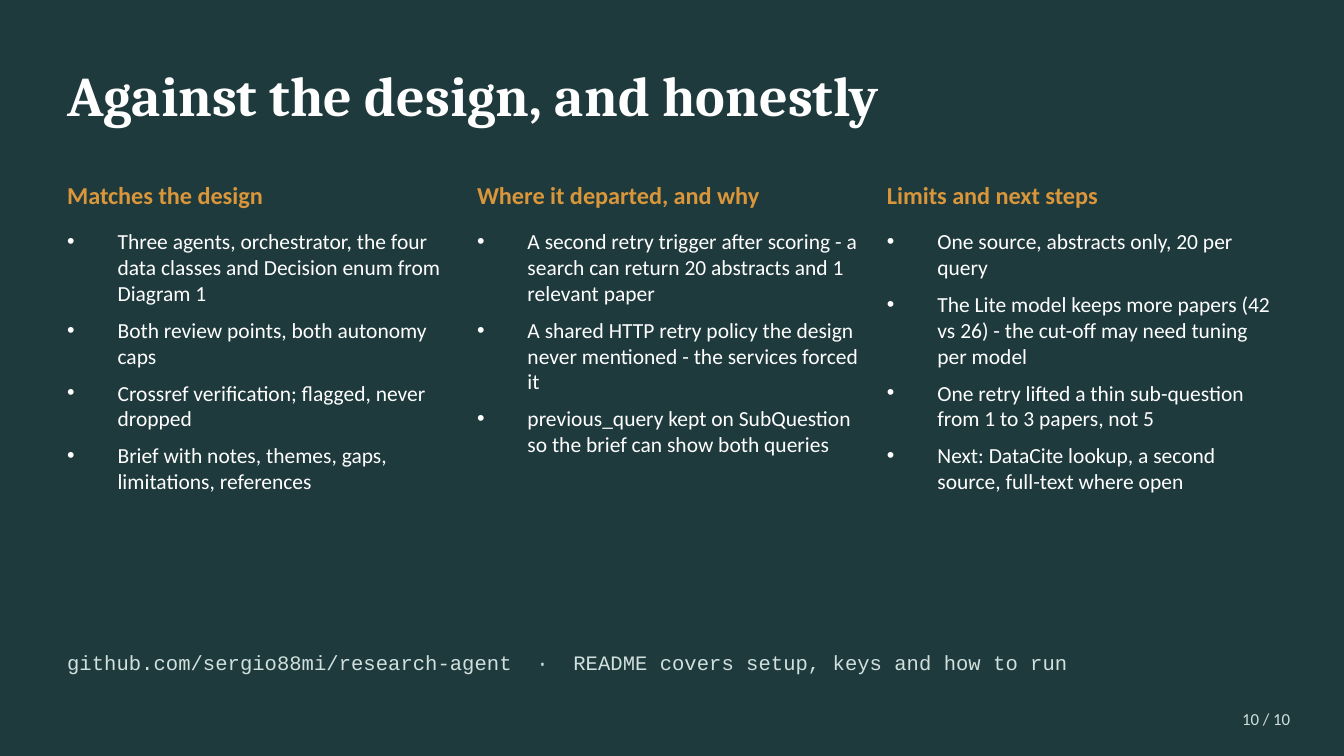
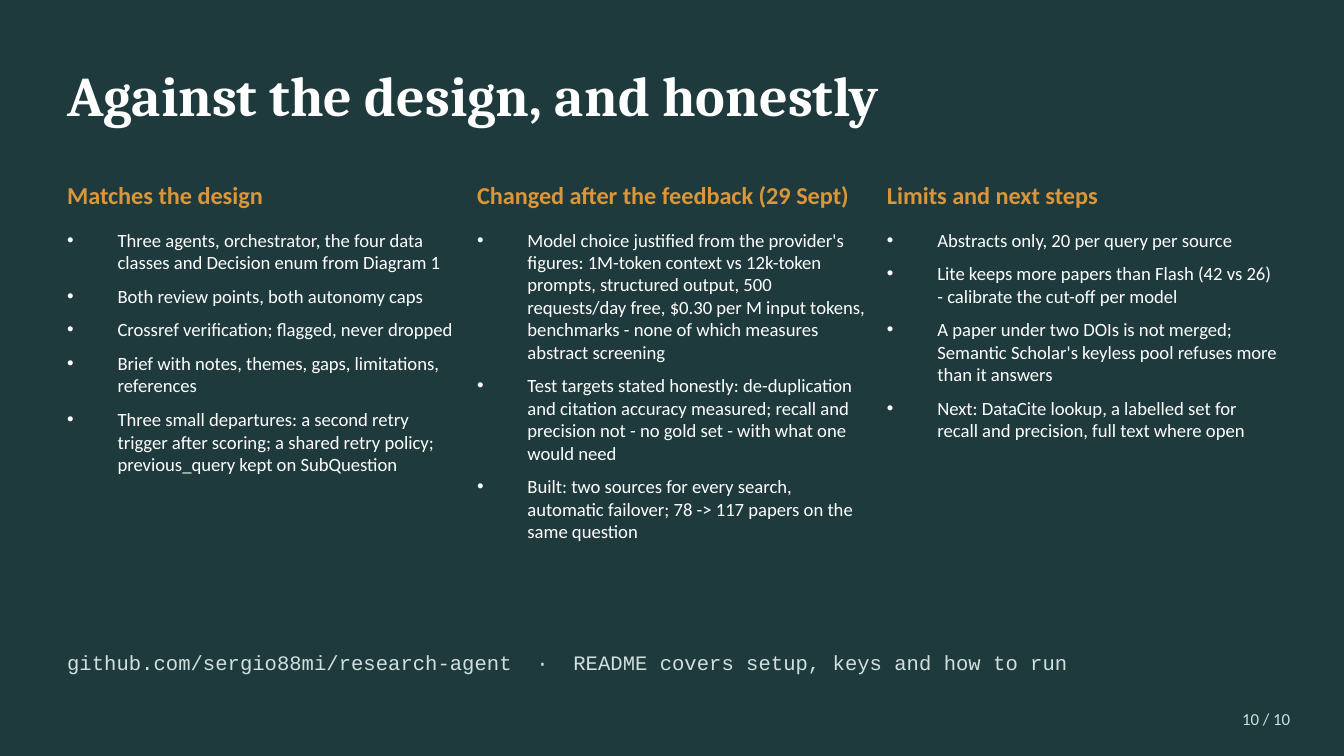
Before and after one commit to sergio88mi/research-agent, a slide deck: slide 10 of presentation/Research_Agent_Presentation.pptx. Drawn at 1344x756 pixels with LibreOffice and Linux fonts; fonts in the diff are those of the drawing. Boxes give left, top, right and bottom in pixels: in the first picture for what was removed or moved away, otherwise in the second. Text is boxed around its words. In the diff, an @@ line names an element or a change of style, - is before the commit and + after.

Commit message:
Presentation at 15 minutes covering Stage 7 and the feedback; pytest output at 68 tests

```diff
--- a/presentation/Research_Agent_Presentation.pptx
+++ b/presentation/Research_Agent_Presentation.pptx
@@ text at (477,186,848,208): text changed @@
-Where it departed, and why
+Changed after the feedback (29 Sept)
@@ text at (118,234,452,392): size 11.5 to 10 pt in "Three agents, orchestrator, the four data classes ...", "Both review points, both autonomy caps", "Crossref verification; flagged, never dropped", "Brief with notes, themes, gaps, limitations, references" @@
@@ text at (527,234,865,541): text changed; size 11.5 to 10 pt @@
-• A second retry trigger after scoring - a search can return 20 abstracts and 1 relevant paper
-• A shared HTTP retry policy the design never mentioned - the services forced it
-• previous_query kept on SubQuestion so the brief can show both queries
+• Model choice justified from the provider's figures: 1M-token context vs 12k-token prompts, structured output, 500 requests/day free, $0.30 per M input tokens, benchmarks - none of which measures abstract screening
+• Test targets stated honestly: de-duplication and citation accuracy measured; recall and precision not - no gold set - with what one would need
+• Built: two sources for every search, automatic failover; 78 -> 117 papers on the same question
@@ text at (937,234,1277,440): text changed; size 11.5 to 10 pt @@
-• One source, abstracts only, 20 per query
-• The Lite model keeps more papers (42 vs 26) - the cut-off may need tuning per model
-• One retry lifted a thin sub-question from 1 to 3 papers, not 5
-• Next: DataCite lookup, a second source, full-text where open
+• Abstracts only, 20 per query per source
+• Lite keeps more papers than Flash (42 vs 26) - calibrate the cut-off per model
+• A paper under two DOIs is not merged; Semantic Scholar's keyless pool refuses more than it answers
+• Next: DataCite lookup, a labelled set for recall and precision, full text where open
@@ text at (118,413,434,474): paragraph added @@
+• Three small departures: a second retry trigger after scoring; a shared retry policy; previous_query kept on SubQuestion
```
Also in this commit, not shown: 7 other slides changed, 2 other files.
